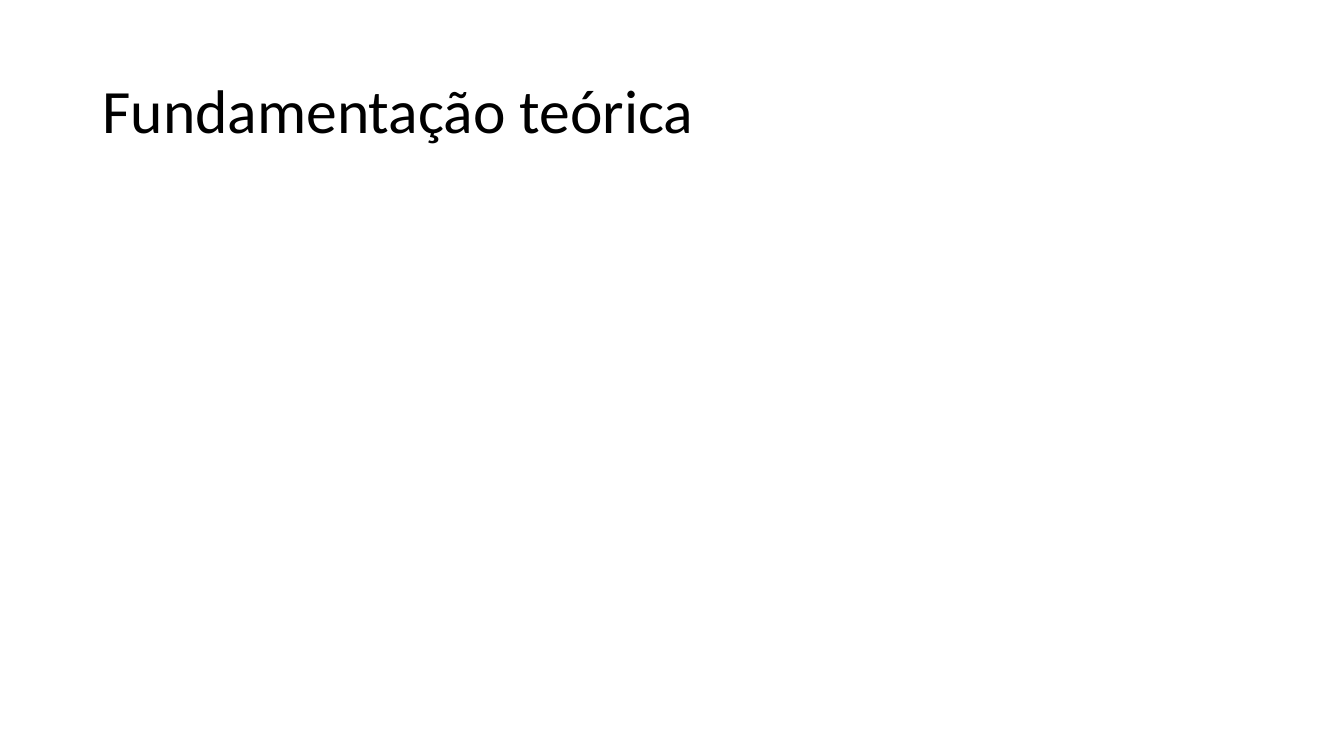
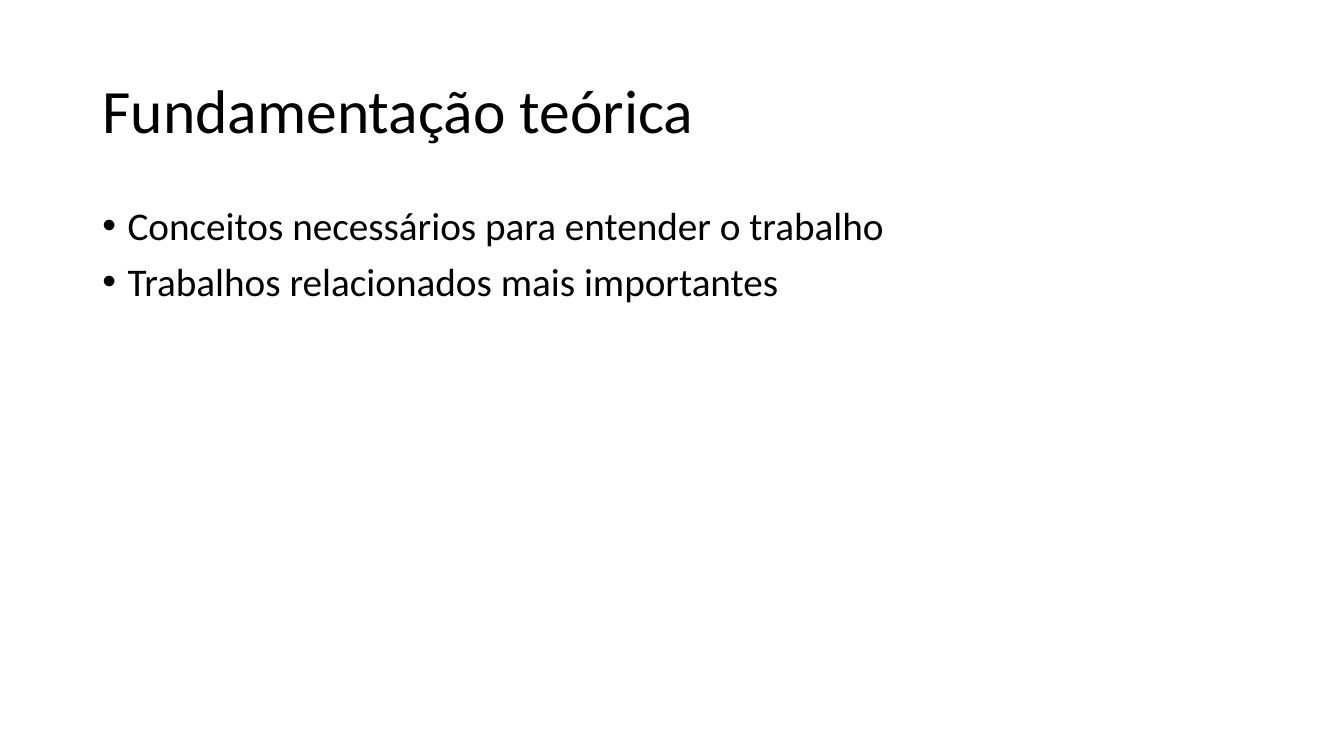
Before and after one commit to zz4fap/tp558-adv-ml, a slide deck: slide 4 of slides/TP558_X_Template.pptx (slide 3 before the commit). Drawn at 1344x756 pixels with LibreOffice and Linux fonts; fonts in the diff are those of the drawing. Boxes give left, top, right and bottom in pixels: in the first picture for what was removed or moved away, otherwise in the second. Text is boxed around its words. In the diff, an @@ line names an element or a change of style, - is before the commit and + after.

```diff
--- a/slides/TP558_X_Template.pptx
+++ b/slides/TP558_X_Template.pptx
@@ text added at (128, 212, 883, 303), 28 pt, text #000000 @@
+• Conceitos necessários para entender o trabalho
+• Trabalhos relacionados mais importantes
```
Also in this commit, not shown: 1 other slide changed, 6 slides added, 6 slides removed, 4 other files.
